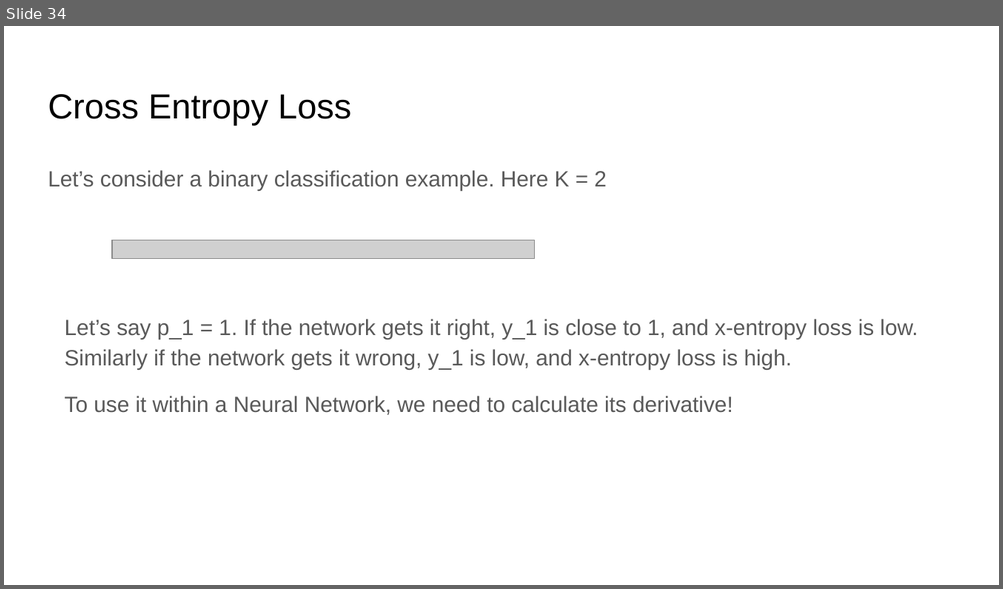
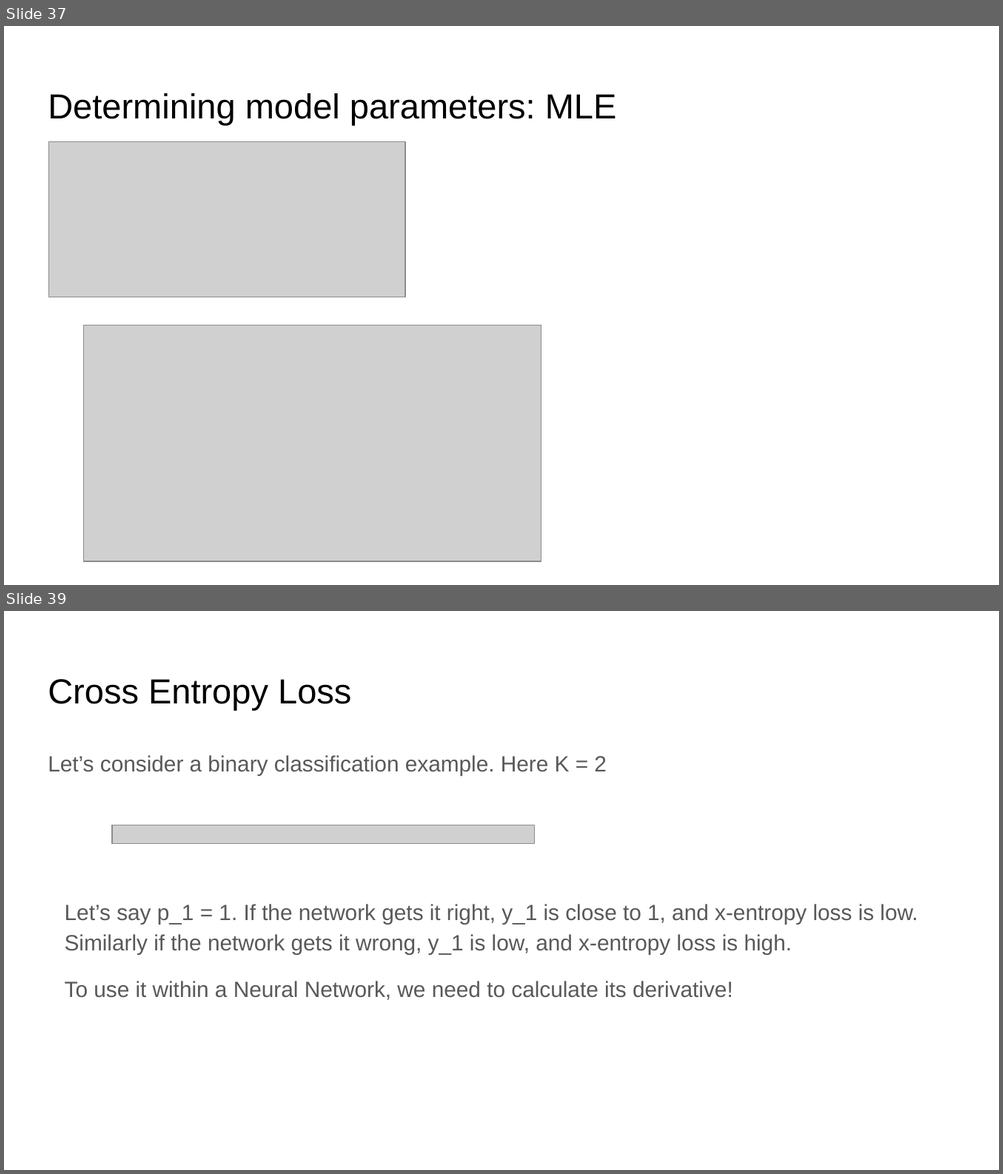
Before and after one commit to ankur6ue/deep-learning-course, a slide deck: Module 1/class_1.6/deep_learning_course_class_1.6.pptx. Shown one above the other, each under a label of ours: slide 34 before the commit, slides 37 and 39 after it; the slides between them are not shown. The pictures are 1003x589 and 1003x1174 pixels, drawn with LibreOffice and Linux fonts; fonts in the diff are those of the drawing; grey boxes stand for pictures. Boxes give left, top, right and bottom in pixels: in the first picture for what was removed or moved away, otherwise in the second. Text is boxed around its words. In the diff, an @@ line names an element or a change of style, - is before the commit and + after.

```diff
--- a/Module 1/class_1.6/deep_learning_course_class_1.6.pptx
+++ b/Module 1/class_1.6/deep_learning_course_class_1.6.pptx
@@ slide 37 added at <box>4,26,999,585</box>, background #FFFFFF @@
@@ title added at <box>48,93,617,125</box>, 25.2 pt, text #000000 @@
+Determining model parameters: MLE
@@ picture added at <box>48,142,406,298</box> @@
@@ picture added at <box>84,326,541,562</box> @@
@@ what was slide 34 is now slide 39 @@
```
Also in this commit, not shown: 7 slides changed, 4 other slides added, 3 other files.
